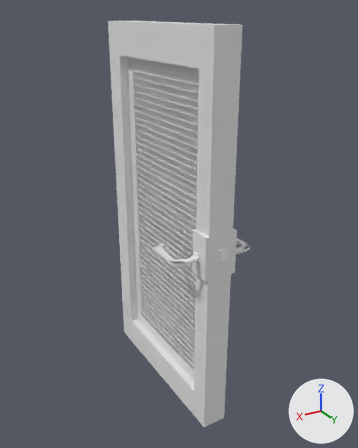
Before and after pictures for a commit that changed the FBX model Export Art/Motel/Exterior/GrateDoor.fbx.
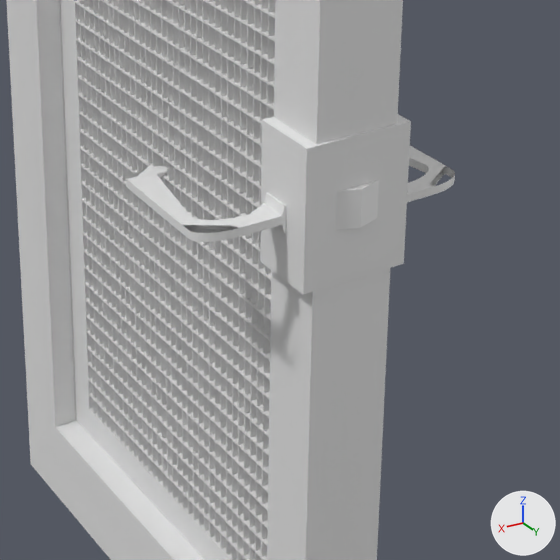
Each version appears first whole from a 50 mm camera at (1.219, 2.161, 2.049) aimed at (-0.052, 0.042, 0.99), and next in a close-up on the part from 32% to 79% of the width and 43% to 81% of the height. Every picture has the same lights, and +X, +Y and +Z are marked at lower right. The older version's two pictures come first. Vertices at exactly the same position are counted once.

The first close-up shows 'GrateDoor'.
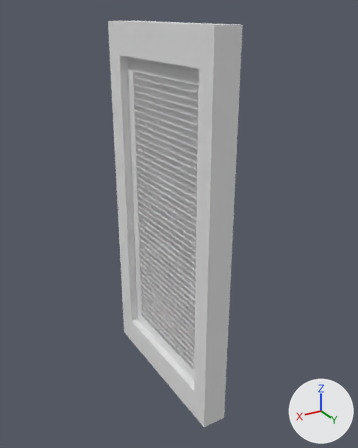
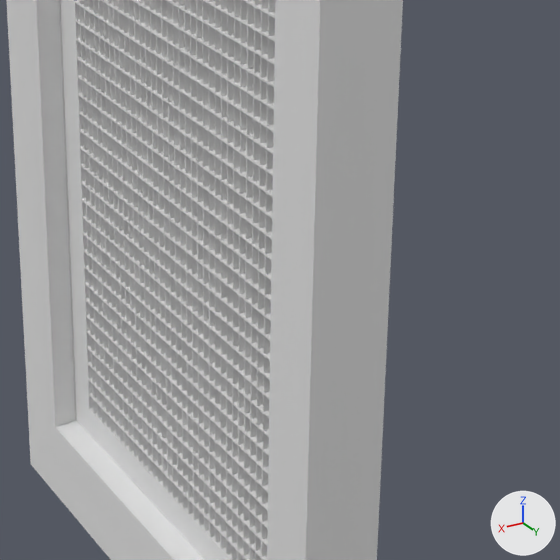
The change, as a list of edits to the scene's bpy script:
```text
Change me_cube_694:
    used by ob_gratedoor; location = (0.0, 0.0, 0.0)
    remove me_cube_694.from_pydata(...)  # 12807 vertices, 8472 faces; spans x -0.23..0.22, y -0.5..0.52, z 0.0..2.0
    add me_cube_694.from_pydata(...)  # 12347 vertices, 8116 faces; spans x -0.07..0.07, y -0.5..0.5, z 0.0..2.0
    me_cube_694 part 1: the loose piece of 220 vertices spanning x -0.23..-0.07, y 0.23..0.46, z 0.95..1.0 is deleted
    me_cube_694 part 2: the loose piece of 220 vertices spanning x 0.07..0.22, y 0.23..0.46, z 0.97..1.02 is deleted
    me_cube_694 part 3: the loose piece of 8 vertices spanning x -0.09..0.08, y 0.39..0.5, z 0.9..1.12 is deleted
    other edits to the shape of me_cube_694 do not show in these pictures
```

Changed parts and their boxes (x1, y1, x2, y2) in the close-ups (560 x 560 px):
'GrateDoor', reshaped
    before: (6, 0, 455, 560)
    after: (6, 0, 403, 560)
part 1 of me_cube_694, deleted
    before: (407, 146, 455, 202)
part 2 of me_cube_694, deleted
    before: (126, 166, 287, 242)
part 3 of me_cube_694, deleted
    before: (260, 114, 411, 295)
